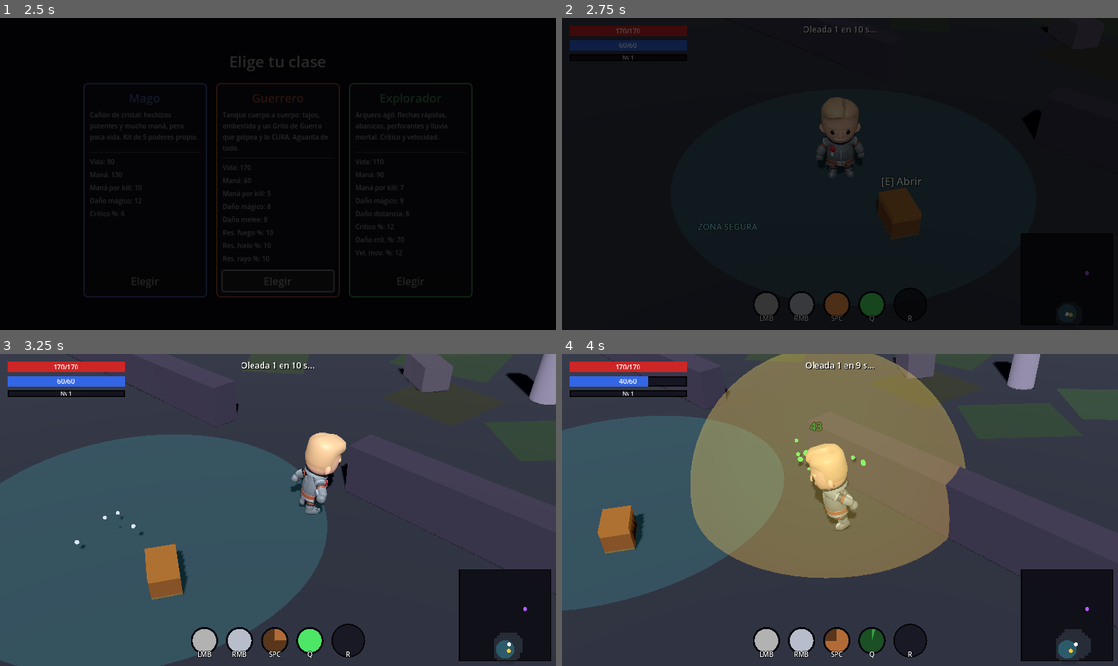
Above: before the commit, frames 1-4 (two rows, left to right).
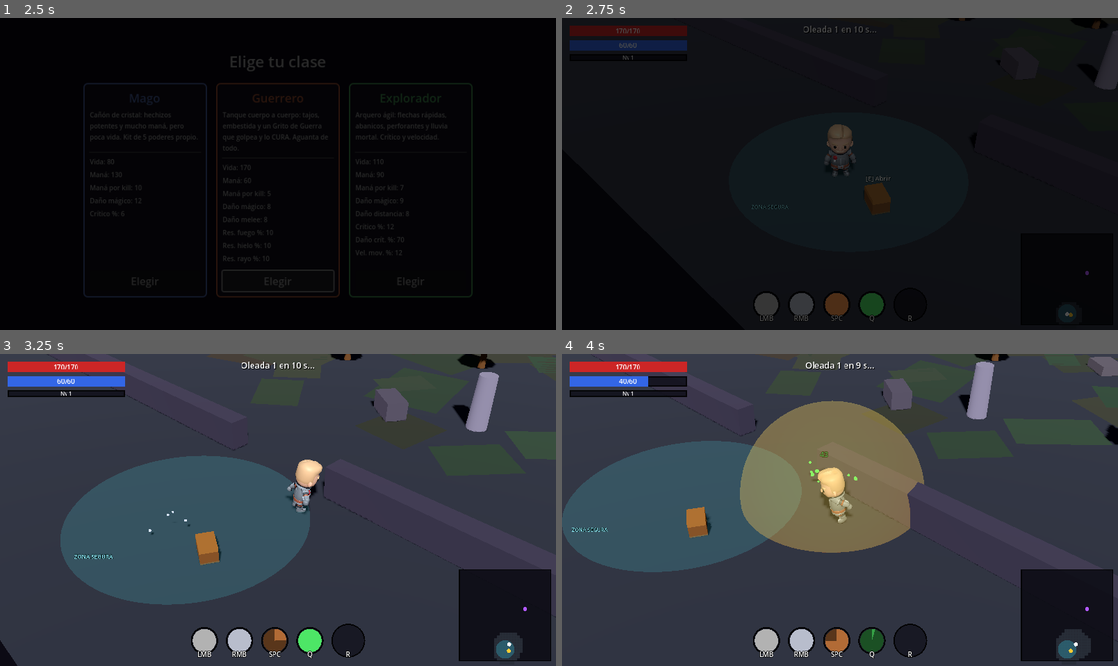
Above: after the commit, the same moments.

Repository: meatxsucks/godot-game
Game: Godot game, scene res://scenes/ui/MainMenu.tscn
Same seed, same stepped clock (60 frames per second), same inputs: the game is played once before the commit and once after it.
Inputs (mouse positions are in pixels of both pictures, inside the frame that each line leads up to):
- Up to frame 1 (2.5 s): click "Comenzar" at 0.5 s; click "Elegir" at 1.25 s; click "Elegir" at 2 s
- Up to frame 2 (2.75 s): no input
- Up to frame 3 (3.25 s): move the mouse to (400, 494) at 2.77 s; hold D (move_right) from 2.78 s (still down); tap Space (ability_dash) at 2.85 s
- Up to frame 4 (4 s): move the mouse to (728, 525) at 3.52 s; release D (move_right) at 3.53 s; hold S (move_down) from 3.53 s (still down); tap Q (ability_nova) at 3.6 s

Frame 1 is identical in both runs. In frame 2, 2.4% of the frame differs, in the area x 24-100%, y 0-68%; in frame 3, 26%; in frame 4, 27%, in the area x 0-100%, y 0-88%.

Commit message:
Vista previa 3D del personaje en el inventario + revert cámara del juego
- CharacterPreview: recuadro 3D arriba de la cruz de equipo que muestra el
  modelo de la clase girando, con TODO el equipo puesto (reutiliza
  EquipmentVisuals sobre un SubViewport propio). Ahora se ve de cerca cada
  pieza al equiparla, sin tocar la cámara del juego.
- Revertida la cámara del juego a (12,12,12): la vista de gameplay vuelve
  a la distancia clásica.

Diff:
--- a/scripts/levels/camera_rig.gd
+++ b/scripts/levels/camera_rig.gd
@@ -2,9 +2,8 @@
 
 @export var target_path: NodePath
 @export var smooth_speed: float = 8.0
-# Desplazamiento base de la cámara isométrica. Más cerca que el clásico
-# (12,12,12 ≈ 21m) para apreciar el equipo puesto en el personaje.
-@export var offset: Vector3 = Vector3(8, 8, 8)
+# Desplazamiento base de la cámara isométrica clásica.
+@export var offset: Vector3 = Vector3(12, 12, 12)
 
 var target: Node3D = null
 ## Fuerza restante del screen shake (decae sola).
--- /dev/null
+++ b/scripts/ui/character_preview.gd
@@ -0,0 +1,71 @@
+## Vista previa 3D del personaje en el inventario: muestra el modelo de la
+## clase girando lentamente, con TODO el equipo puesto (paper-doll), para
+## apreciar de cerca cada pieza que te equipas. Renderiza en un SubViewport.
+class_name CharacterPreview
+extends SubViewportContainer
+
+var _pivot: Node3D = null
+
+func setup(player: Node) -> void:
+	stretch = true
+	custom_minimum_size = Vector2(150, 190)
+
+	var vp := SubViewport.new()
+	vp.own_world_3d = true
+	vp.transparent_bg = true
+	# Solo renderiza cuando el inventario está visible (ahorra rendimiento).
+	vp.render_target_update_mode = SubViewport.UPDATE_WHEN_PARENT_VISIBLE
+	add_child(vp)
+
+	# Iluminación propia del subviewport (mundo aislado).
+	var world_env := WorldEnvironment.new()
+	var env := Environment.new()
+	env.background_mode = Environment.BG_COLOR
+	env.background_color = Color(0.06, 0.06, 0.1)
+	env.ambient_light_source = Environment.AMBIENT_SOURCE_COLOR
+	env.ambient_light_color = Color(0.55, 0.55, 0.65)
+	env.ambient_light_energy = 1.4
+	world_env.environment = env
+	vp.add_child(world_env)
+
+	var key_light := DirectionalLight3D.new()
+	key_light.rotation_degrees = Vector3(-35, -40, 0)
+	key_light.light_energy = 1.3
+	vp.add_child(key_light)
+
+	var cam := Camera3D.new()
+	cam.fov = 38.0
+	cam.position = Vector3(0, 1.05, 3.6)
+	cam.current = true
+	vp.add_child(cam)
+	cam.look_at(Vector3(0, 0.95, 0), Vector3.UP)
+
+	# Modelo de la clase (mismo GLB que el jugador). Sin él, no hay preview.
+	var def := Game.class_def(Game.selected_class)
+	var path: String = def.get("model", "")
+	if path == "" or not ResourceLoader.exists(path):
+		return
+	var scene = load(path)
+	if scene == null:
+		return
+
+	_pivot = Node3D.new()
+	vp.add_child(_pivot)
+	var model: Node3D = scene.instantiate()
+	_pivot.add_child(model)
+
+	# Idle para no quedar en T-pose.
+	var anim: AnimationPlayer = model.find_child("AnimationPlayer", true, false)
+	if anim and anim.has_animation("Idle"):
+		anim.play("Idle")
+
+	# Paper-doll: reutiliza el mismo componente del jugador sobre este modelo.
+	# Escucha las señales del player y muestra el equipo puesto en vivo.
+	var visuals := EquipmentVisuals.new()
+	add_child(visuals)
+	visuals.setup(player, model)
+
+## Turntable: gira el modelo lentamente para ver todos los ángulos.
+func _process(delta: float) -> void:
+	if _pivot and is_visible_in_tree():
+		_pivot.rotate_y(delta * 0.7)
--- a/scripts/ui/inventory_panel.gd
+++ b/scripts/ui/inventory_panel.gd
@@ -59,6 +59,13 @@
 	refresh()
 
 func _build() -> void:
+	# Vista previa 3D del personaje arriba de la cruz de equipo.
+	var left_col: Node = equip_grid.get_parent().get_parent()
+	var preview := CharacterPreview.new()
+	left_col.add_child(preview)
+	left_col.move_child(preview, 0)
+	preview.setup(player)
+
 	for slot_name in EQUIP_LAYOUT:
 		if slot_name == &"":
 			var spacer := Control.new()
Not shown, added: scripts/ui/character_preview.gd.uid
